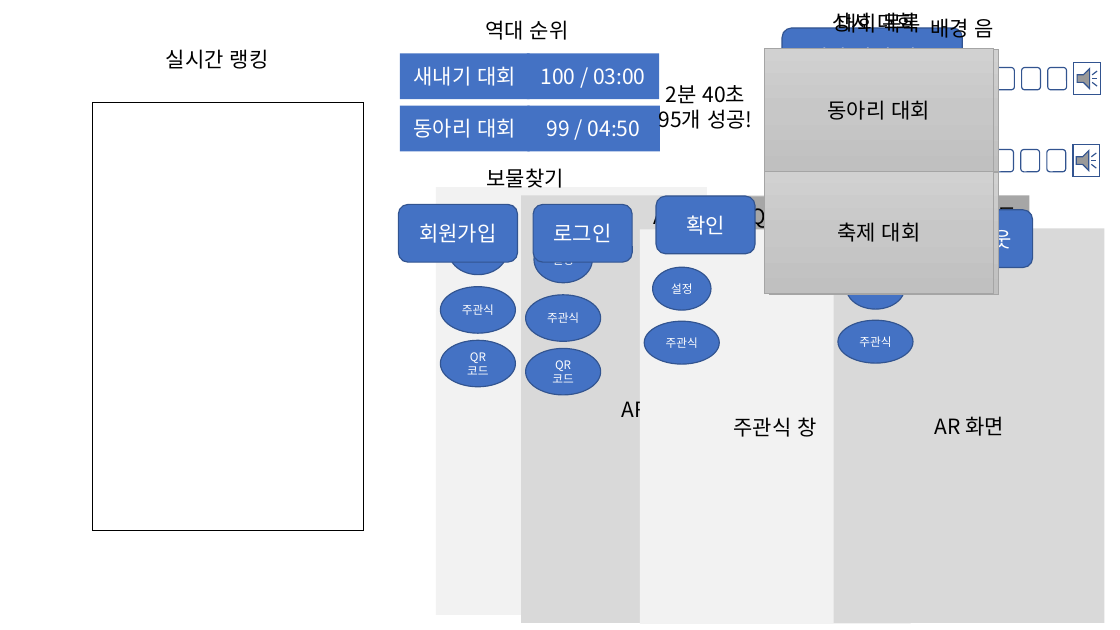
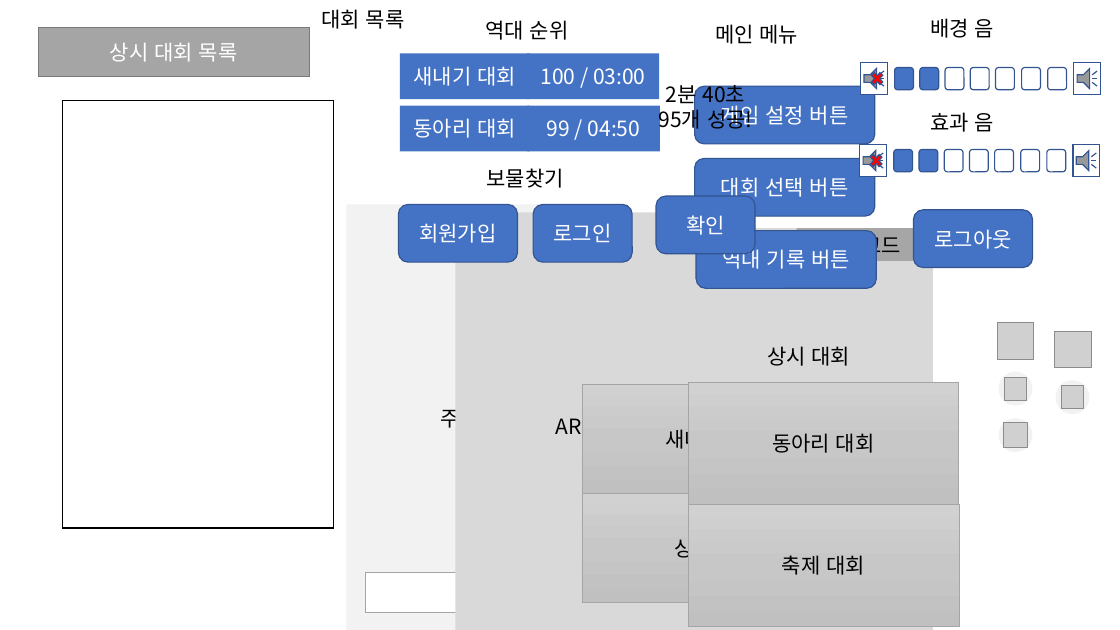
Before and after one commit to teamskh/Project-Treasurehunt_skhu, a slide deck: slide 2 of report/씬 용.pptx. Drawn at 1120x630 pixels with LibreOffice and Linux fonts; fonts in the diff are those of the drawing; grey boxes stand for pictures. Boxes give left, top, right and bottom in pixels: in the first picture for what was removed or moved away, otherwise in the second. Text is boxed around its words. In the diff, an @@ line names an element or a change of style, - is before the commit and + after.

```diff
--- a/report/씬 용.pptx
+++ b/report/씬 용.pptx
@@ rectangle added at <box>38,28,309,76</box>, fill #A5A5A5, outline #7A7A7A 1 pt, 18 pt, text #FFFFFF @@
+상시 대회 목록
@@ text "대회 목록" rewrapped from <box>877,9,921,33</box> to <box>321,9,405,29</box> @@
@@ text added at <box>715,24,799,44</box>, 18 pt, text #000000 @@
+메인 메뉴
@@ text removed at <box>166,49,269,69</box> @@
-실시간 랭킹
@@ rectangle: place and size @@
-rectangle at <box>92,103,364,530</box>
+rectangle at <box>63,100,334,528</box>
@@ text added at <box>930,112,994,132</box>, 18 pt, text #000000 @@
+효과 음
@@ rectangle "주관식 창": place and size @@
-rectangle "주관식 창" at <box>640,229,912,624</box>
+rectangle "주관식 창" at <box>346,204,618,630</box>
@@ rectangle "AR 화면": place and size @@
-rectangle "AR 화면" at <box>521,196,792,623</box>
+rectangle "AR 화면" at <box>455,213,726,630</box>
@@ ellipse removed at <box>534,236,592,282</box> @@
-설정
@@ text "AR 화면" rewrapped from <box>848,222,917,228</box> to <box>694,232,764,258</box> @@
@@ 3 rounded rectangles: place and size @@
-3 rounded rectangles at <box>782,28,965,230</box>
+3 rounded rectangles at <box>695,87,877,289</box>
@@ rectangle "QR 코드": place and size @@
-rectangle "QR 코드" at <box>978,207,1017,228</box>
+rectangle "QR 코드" at <box>797,229,933,261</box>
@@ text "AR 화면" rewrapped from <box>833,229,1105,623</box> to <box>763,445,833,453</box> @@
@@ text in rounded rectangle at <box>722,247,850,269</box>: text added @@
+역대 기록 버튼
@@ ellipse removed at <box>847,266,905,309</box> @@
-설정
@@ ellipse removed at <box>526,295,601,341</box> @@
-주관식
@@ group removed at <box>640,197,780,364</box>: 2 ellipses, 1 text, 1 rectangle @@
-QR 코드
-AR 화면
-설정
-주관식
@@ ellipse removed at <box>839,320,913,363</box> @@
-주관식
@@ group removed at <box>436,187,707,615</box>: 3 ellipses, 1 rectangle @@
-주관식 창
-설정
-주관식
-QR
-코드
@@ ellipse removed at <box>526,349,601,395</box> @@
-QR
-코드
@@ text "상시 대회" rewrapped from <box>832,9,877,33</box> to <box>767,346,851,366</box> @@
@@ rectangle "새내기 대회": place and size @@
-rectangle "새내기 대회" at <box>770,50,999,172</box>
+rectangle "새내기 대회" at <box>582,385,851,494</box>
@@ rectangle "동아리 대회": place and size @@
-rectangle "동아리 대회" at <box>765,49,994,171</box>
+rectangle "동아리 대회" at <box>688,382,960,505</box>
@@ group added at <box>1055,332,1091,414</box>: 2 ellipses, 2 pictures @@
@@ group added at <box>998,323,1034,452</box>: 3 ellipses, 3 pictures @@
@@ rectangle "상시 대회": place and size @@
-rectangle "상시 대회" at <box>770,172,999,295</box>
+rectangle "상시 대회" at <box>582,494,851,603</box>
@@ rectangle "축제 대회": place and size @@
-rectangle "축제 대회" at <box>765,171,994,293</box>
+rectangle "축제 대회" at <box>688,504,960,627</box>
@@ rectangle added at <box>365,573,543,613</box>, fill #FFFFFF, outline #A5A5A5 1 pt @@
```
Also in this commit, not shown: 13 other files.
